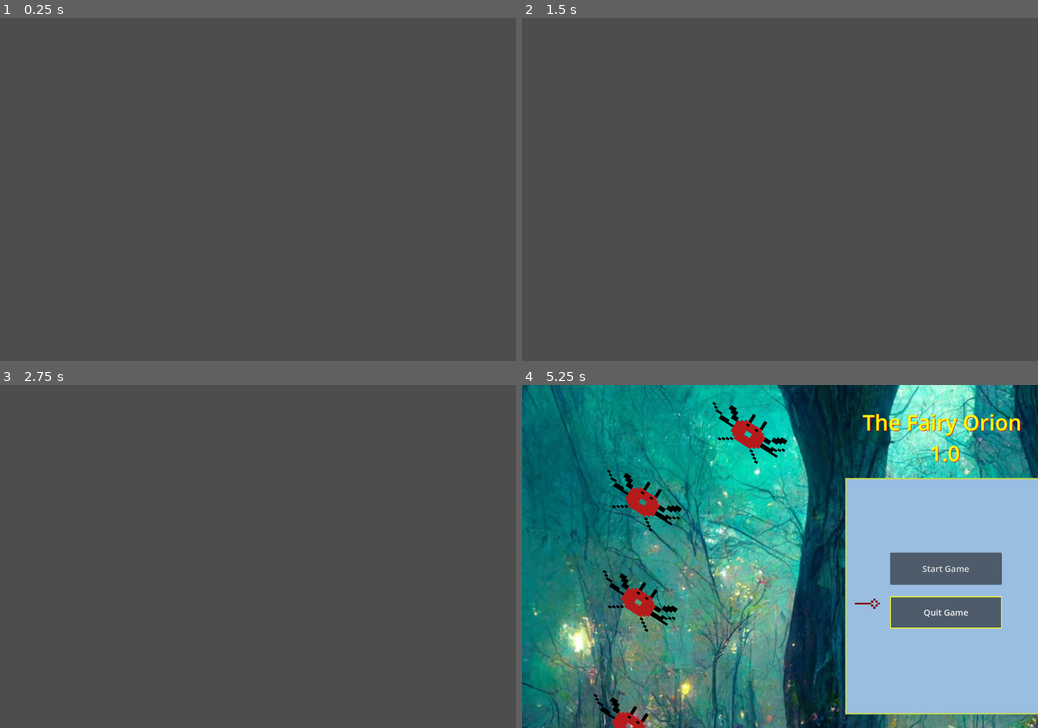
Above: before the commit, frames 1-4 (two rows, left to right).
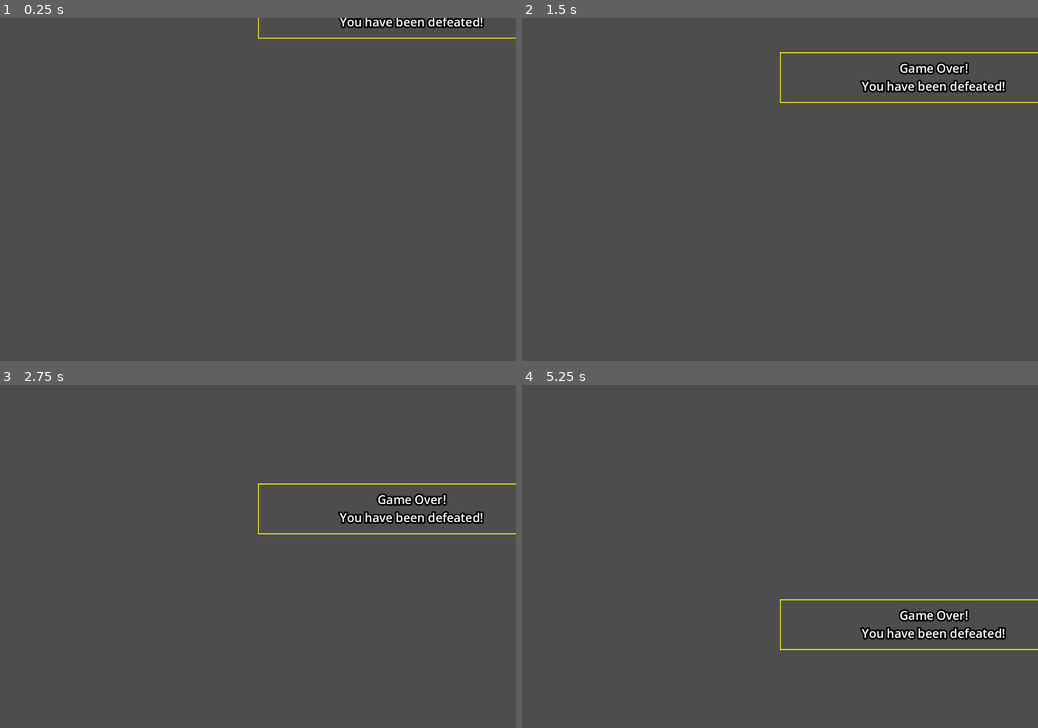
Above: after the commit, the same moments.

Repository: Abdullah-Ha00/the_fairy_orion
Game: Godot game, scene res://scenes/end_game/end_game.tscn
Same seed, same stepped clock (60 frames per second), same inputs: the game is played once before the commit and once after it. This scene is started directly instead of the project's main scene.
Inputs:
- Up to frame 1 (0.25 s): no input
- Up to frame 2 (1.5 s): hold Right (right) 0.53-1.28 s; hold Space (attach action) 0.53-1.28 s; hold Down (down) from 1.28 s (still down); tap Space (attach action) at 1.35 s
- Up to frame 3 (2.75 s): release Down (down) at 2.03 s; hold Right (right) from 2.03 s (still down); hold Space (attach action) from 2.03 s (still down)
- Up to frame 4 (5.25 s): release Right (right) at 2.78 s; release Space (attach action) at 2.78 s; hold Up (up) 2.78-3.53 s; tap Space (attach action) at 2.85, 4.35 s; hold Space (attach action) 3.53-4.28 s; hold Left (left) 3.53-5.03 s; hold Down (down) from 5.03 s (still down); hold Space (attach action) from 5.03 s (still down)

The runs differ from the first frame. In frame 1, 0.9% of the frame differs, in the area x 50-100%, y 0-7%; in frame 2, 1.5%; in frame 3, 1.5%; in frame 4, 99%, in the area x 0-100%, y 0-100%.

Commit message:
complete end game scene

Diff:
--- a/globals/global_functions.gd
+++ b/globals/global_functions.gd
@@ -4,6 +4,8 @@
 var can_pause_game:bool
 var fairy_health:int
 var parrot_health:int
+var score:int
+var high_score:int
 
 
 func check_arrow_buttons_collision(arrow:TextureRect):
--- a/project.godot
+++ b/project.godot
@@ -25,6 +25,7 @@
 window/size/viewport_width=1200
 window/size/viewport_height=800
 window/size/mode=3
+window/stretch/scale_mode="integer"
 
 [input]
 
@@ -91,3 +92,4 @@
 
 renderer/rendering_method="gl_compatibility"
 renderer/rendering_method.mobile="gl_compatibility"
+textures/stretch/scale_mode="fractional"
--- a/scenes/end_game/end_game.gd
+++ b/scenes/end_game/end_game.gd
@@ -1,20 +1,31 @@
 extends Node2D
-var fairy_down_text:String = "Game Over! You couldn't resuce your friend!"
-var parrot_down_text: String = "Game Over! Your friend is \ndeaaaaaaaaaaaaad!😭"
-var monster_down_text:String = "You have deafeated the monster! Your friend is now free!"
+var fairy_down_text:String = "Game Over!\nYou have been defeated!"
+var parrot_down_text: String = "Game Over!\nYour friend is deaaaaaaaaaaaaad!😭"
+var monster_down_text:String = "You have defeated the monster! \nYour friend is  free!"
+var text_y_position = 500
+var high_score = ScoreManager.load_score()
 func _ready() -> void:
 	process_mode = Node.PROCESS_MODE_ALWAYS
+	set_up_score_values()
 	pause_game()
 	show_text()
-	await get_tree().create_timer(5).timeout
+	show_score()
+	show_high_score_label()
+	await get_tree().create_timer(16).timeout
 	go_to_main_menu()
 
 func show_text():
+	$TextResult.global_position = Vector2(600,-100)
 	_select_text()
-	$TextResult.global_position = Vector2(750,1300)
 	var text_tweens = create_tween()
-	text_tweens.tween_property($TextResult,"visible",true,1)
-	text_tweens.tween_property($TextResult,"position:y", 500, 3)
+	text_tweens.tween_property($TextResult,"global_position:y", text_y_position, 5)
+func show_score():
+	$ScoreDisplay.global_position = Vector2(300,300)
+	await get_tree().create_timer(7).timeout
+	$TextResult.hide()
+	for text in $ScoreDisplay.get_children():
+		await get_tree().create_timer(1).timeout
+		text.visible = true
 func pause_game():
 	get_tree().paused = true
 	GlobalFunctions.can_pause_game = false
@@ -28,3 +39,14 @@
 		$TextResult.text = fairy_down_text
 	elif GlobalFunctions.parrot_health <=0:
 		$TextResult.text = parrot_down_text
+	elif GlobalFunctions.monster_health <=0:
+		$TextResult.text = monster_down_text
+func show_high_score_label():
+		$NewHighScoreLabel.global_position = Vector2(600,700)
+		if GlobalFunctions.high_score < GlobalFunctions.score:
+			await get_tree().create_timer(13).timeout
+			$NewHighScoreLabel.visible = true
+
+func set_up_score_values():
+	$ScoreDisplay/ScoreNumber.text  =str(GlobalFunctions.score)
+	$ScoreDisplay/HIghScoreNumber.text = str(GlobalFunctions.high_score)
--- a/scenes/end_game/end_game.tscn
+++ b/scenes/end_game/end_game.tscn
@@ -9,23 +9,97 @@
 border_width_right = 2
 border_width_bottom = 2
 border_color = Color(1, 1, 0, 1)
+shadow_color = Color(0.834614, 0.834614, 0.834614, 0.6)
+anti_aliasing = false
 
 [sub_resource type="LabelSettings" id="LabelSettings_oq3b2"]
 font_size = 28
 outline_size = 15
 outline_color = Color(0, 0, 0, 1)
 
+[sub_resource type="LabelSettings" id="LabelSettings_c4y5j"]
+font_size = 50
+font_color = Color(1, 0.843137, 0, 1)
+outline_size = 10
+outline_color = Color(0.862745, 0.0784314, 0.235294, 1)
+shadow_size = 14
+shadow_color = Color(0, 0, 0, 1)
+
 [node name="EndGame" type="Node2D"]
 script = ExtResource("1_s71ug")
 
 [node name="TextResult" type="Label" parent="."]
-offset_left = 466.0
-offset_top = 329.0
-offset_right = 910.0
-offset_bottom = 447.0
+offset_left = -596.0
+offset_top = 235.0
+offset_right = 119.0
+offset_bottom = 353.0
 theme_override_font_sizes/font_size = 50
 theme_override_styles/normal = SubResource("StyleBoxFlat_oq3b2")
 text = "Game Over!!!!"
 label_settings = SubResource("LabelSettings_oq3b2")
 horizontal_alignment = 1
 vertical_alignment = 1
+
+[node name="NewHighScoreLabel" type="Label" parent="."]
+visible = false
+offset_left = 302.0
+offset_top = 346.0
+offset_right = 1017.0
+offset_bottom = 464.0
+theme_override_font_sizes/font_size = 13
+text = "New High Score!!"
+label_settings = SubResource("LabelSettings_c4y5j")
+horizontal_alignment = 1
+vertical_alignment = 1
+
+[node name="ScoreDisplay" type="Node2D" parent="."]
+
+[node name="ScoreLabel" type="Label" parent="ScoreDisplay"]
+visible = false
+offset_left = 453.0
+offset_top = 87.0
+offset_right = 669.0
+offset_bottom = 247.0
+theme_override_font_sizes/font_size = 50
+text = "Score:
+"
+label_settings = SubResource("LabelSettings_oq3b2")
+horizontal_alignment = 1
+vertical_alignment = 1
+
+[node name="ScoreNumber" type="Label" parent="ScoreDisplay"]
+visible = false
+offset_left = 716.0
+offset_top = 70.0
+offset_right = 921.0
+offset_bottom = 232.0
+theme_override_font_sizes/font_size = 50
+text = "100
+"
+label_settings = SubResource("LabelSettings_oq3b2")
+horizontal_alignment = 1
+vertical_alignment = 1
+
+[node name="HighScoreLabel" type="Label" parent="ScoreDisplay"]
+visible = false
+offset_left = 477.0
+offset_top = 232.0
+offset_right = 704.0
+offset_bottom = 350.0
+theme_override_font_sizes/font_size = 50
+text = "HighScore:"
+label_settings = SubResource("LabelSettings_oq3b2")
+horizontal_alignment = 1
+vertical_alignment = 1
+
+[node name="HIghScoreNumber" type="Label" parent="ScoreDisplay"]
+visible = false
+offset_left = 705.0
+offset_top = 220.0
+offset_right = 921.0
+offset_bottom = 370.0
+theme_override_font_sizes/font_size = 50
+text = "200"
+label_settings = SubResource("LabelSettings_oq3b2")
+horizontal_alignment = 1
+vertical_alignment = 1
--- a/scenes/menu/main_menu.gd
+++ b/scenes/menu/main_menu.gd
@@ -1,7 +1,7 @@
 extends Node2D
 func _ready() -> void:
 	Input.set_mouse_mode(Input.MOUSE_MODE_CAPTURED)
-	print($MenuComponents/SelectArrowMain.global_position.y)
+	#print($MenuComponents/SelectArrowMain.global_position.y)
 	$HighScoreText.text = str(ScoreManager.load_score())
 	GlobalFunctions.can_pause_game = true
 	for button in get_tree().get_nodes_in_group("Buttons"):
--- a/scenes/monster/monster.gd
+++ b/scenes/monster/monster.gd
@@ -24,6 +24,7 @@
 # Called when the node enters the scene tree for the first time.
 func _ready() -> void:
 	GlobalFunctions.monster_half_health = int(half_health)
+	GlobalFunctions.monster_health = health
 	position = monster_position
 	$OrbCoolDown.wait_time = orb_cooldown_start
 	$OrbCoolDown.start()
--- a/scenes/special_attacks/sword_beam.gd
+++ b/scenes/special_attacks/sword_beam.gd
@@ -2,7 +2,7 @@
 var speed = 500
 var direction = Vector2.RIGHT
 var is_projectile = true
-@export var laser_damage = 15
+var laser_damage = 15
 func _ready() -> void:
 	$RemoveLaserTimer.start()
 
--- a/scenes/world/world.gd
+++ b/scenes/world/world.gd
@@ -5,13 +5,14 @@
 var shock_damage = 5
 var fence_speed = 50
 var monster_half_health_reach = false
-var score = 0
-var high_score =ScoreManager.load_score()
+var monster_node:Node
+
 
 func _ready() -> void:
 	$ShootingStars.emitting = true
 	Input.set_mouse_mode(Input.MOUSE_MODE_CAPTURED)
-
+	GlobalFunctions.high_score = ScoreManager.load_score()
+	monster_node = $Monster
 	#print(high_score)
 
 func _on_fence_player_shocked() -> void:
@@ -27,10 +28,11 @@
 	for body in get_tree().get_nodes_in_group("Body"):
 		if body.health <=0:
 			body.queue_free()
+			get_score()
 			await get_tree().create_timer(0.1).timeout
 			display_game_result()
-			get_score()
-	if $Monster.health <=$Monster.half_health and not monster_half_health_reach:
+
+	if GlobalFunctions.monster_health <=GlobalFunctions.monster_half_health and not monster_half_health_reach:
 		increase_monster_speed()
 		monster_half_health_reach =true
 
@@ -53,21 +55,22 @@
 
 
 func _on_fence_move_left() -> void:
-	if $Monster.health <=$Monster.half_health and $Fence.position.x >340:
+	if  $Fence.position.x >340:
 		var fence_animation_tween=create_tween()
 		fence_animation_tween.tween_property($Fence,"position:x",$Fence.position.x-fence_speed,2)
 				#$Fence.position.x -= 50
 func increase_monster_speed():
+	if is_instance_valid(monster_node):
 		$Monster.speed = 650
 		$Fence/MoveLeft.start()
 func get_score():
 		if $Monster.health <=0:
-			score = int(($Parrot/TimeLeft. time_left *10) + ($Fairy.health * 5))
-			ScoreManager.save_score(score)
-			if high_score < score:
-				print("Score: ", score, "\nHigh Score: ", high_score, "\nNew High Score!!")
-			else:
-				print("Score: ", score, "\nHigh Score: ", high_score)
+			GlobalFunctions.score = int(($Parrot/TimeLeft. time_left *10) + ($Fairy.health * 5))
+			ScoreManager.save_score(GlobalFunctions.score)
+			#if GlobalFunctions.high_score < GlobalFunctions.score:
+				#print("Score: ", GlobalFunctions.score, "\nHigh Score: ", GlobalFunctions.high_score, "\nNew High Score!!")
+			#else:
+				#print("Score: ", GlobalFunctions.score, "\nHigh Score: ", GlobalFunctions.high_score)
 func display_game_result():
 	var end_game_instance = end_game_scene.instantiate()
 	self.add_child(end_game_instance)
Not shown: 1 places in scenes/end_game/end_game.tscn that only renumber resources
